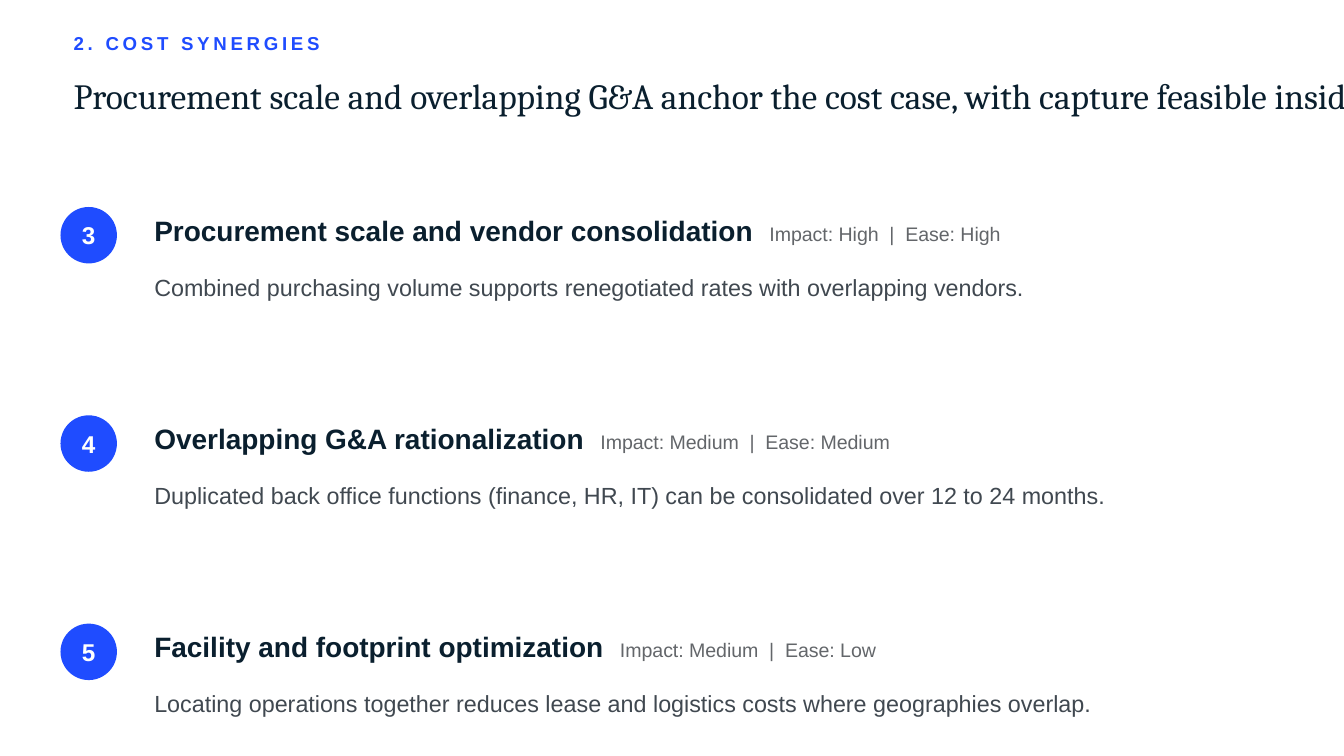
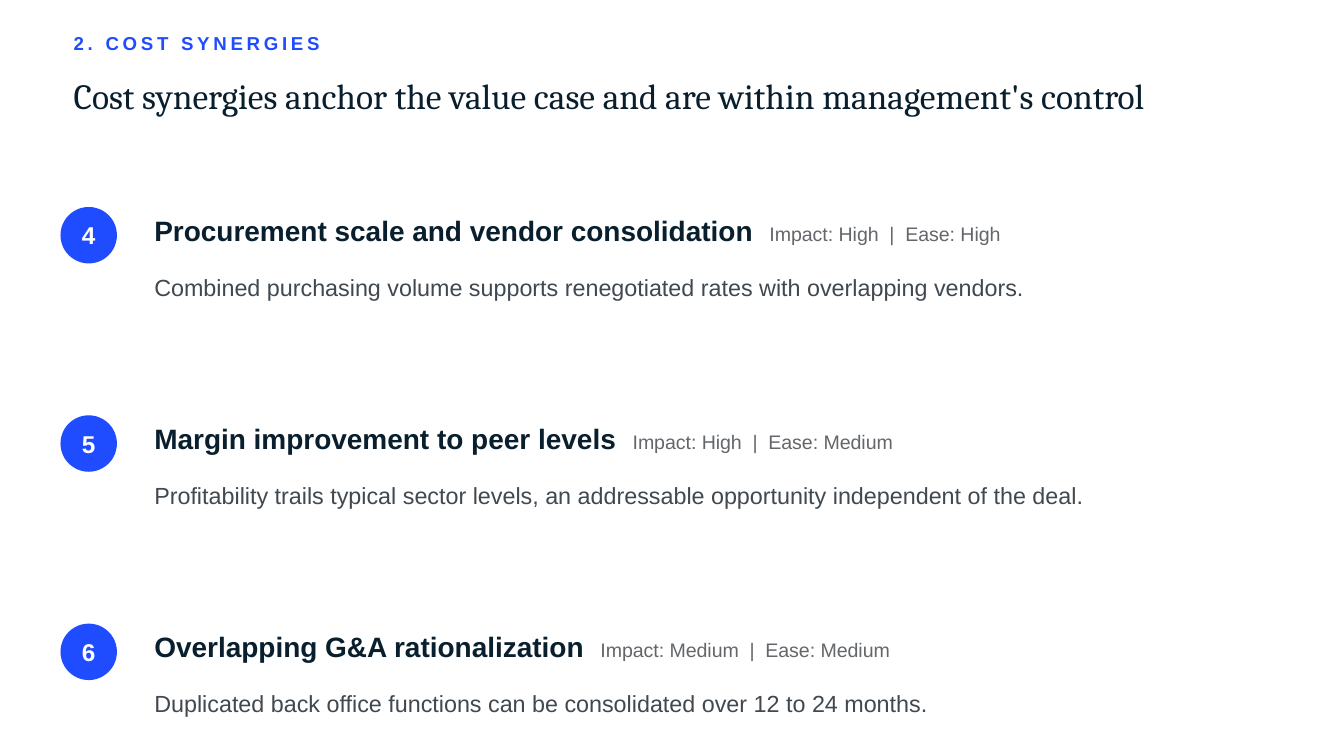
Before and after one commit to joshuakeum9-cell/dealdesk, a slide deck: slide 4 of samples/financial_Presentation.pptx. Drawn at 1344x756 pixels with LibreOffice and Linux fonts; fonts in the diff are those of the drawing. Boxes give left, top, right and bottom in pixels: in the first picture for what was removed or moved away, otherwise in the second. Text is boxed around its words. In the diff, an @@ line names an element or a change of style, - is before the commit and + after.

```diff
--- a/samples/financial_Presentation.pptx
+++ b/samples/financial_Presentation.pptx
@@ text at (74, 84, 1144, 117): text changed @@
-Procurement scale and overlapping G&A anchor the cost case, with capture feasible inside 24 months
+Cost synergies anchor the value case and are within management's control
@@ text in ellipse at (82, 227, 96, 244): text changed @@
-3
+4
@@ text in ellipse at (82, 436, 96, 454): text changed @@
-4
+5
@@ text at (154, 428, 893, 454): text changed @@
-Overlapping G&A rationalization Impact: Medium | Ease: Medium
+Margin improvement to peer levels Impact: High | Ease: Medium
@@ text at (154, 487, 1083, 509): text changed @@
-Duplicated back office functions (finance, HR, IT) can be consolidated over 12 to 24 months.
+Profitability trails typical sector levels, an addressable opportunity independent of the deal.
@@ text in ellipse at (82, 644, 96, 662): text changed @@
-5
+6
@@ text at (154, 636, 890, 662): text changed @@
-Facility and footprint optimization Impact: Medium | Ease: Low
+Overlapping G&A rationalization Impact: Medium | Ease: Medium
@@ text at (154, 695, 927, 717): text changed @@
-Locating operations together reduces lease and logistics costs where geographies overlap.
+Duplicated back office functions can be consolidated over 12 to 24 months.
```
Also in this commit, not shown: 3 other slides changed, 12 other files.
